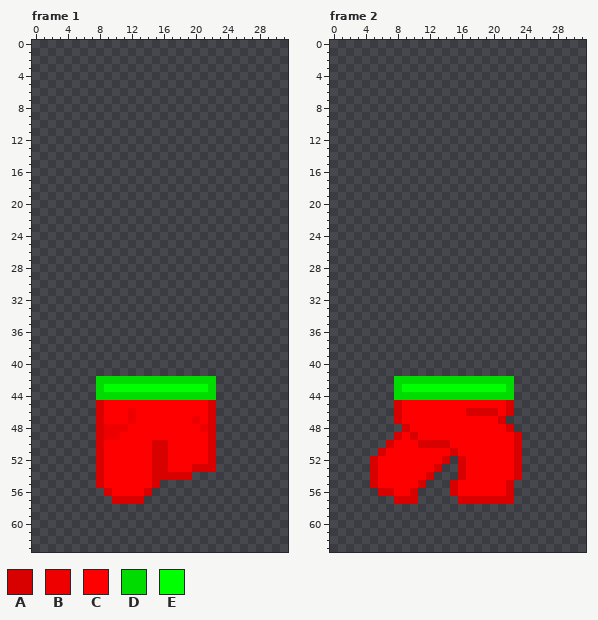
Two states of a pixel-art file, Assets/Resources/Clothes/Legs Right.aseprite. This is how it looked before the edit.
32x64 pixels, 4 frames. Shown: frame 1, frame 2. The commit also changed other frames, which this record leaves out.
Palette (. is transparent): A #d90000  B #ee0000  C #ff0000  D #00db00  E #00ff00
Pixels before, frame 1, first column x 8:
42 DDDDDDDDDDDDDDD
43 DEEEEEEEEEEEEED
44 DDDDDDDDDDDDDDD
45 ACCCCCCCCCCCCCA
46 ACCCBCCCCCCCCCA
47 ACCCBCCCCCCCBCA
48 ABBBCCCCCCCCCBA
49 ABBCCCCCCCCCCCA
50 ACCCCCCAACCCCCA
51 ACCCCCCAACCCCCA
52 ACCCCCCAACCCCCA
53 ACCCCCCAACCCAAA
54 ACCCCCCAAAAA...
55 ACCCCCCA.......
56 .ACCCCA........
57 ..AAAA.........
Pixels before, frame 2, first column x 5:
42 ...DDDDDDDDDDDDDDD.
43 ...DEEEEEEEEEEEEED.
44 ...DDDDDDDDDDDDDDD.
45 ...ACCCCCCCCCCCCCA.
46 ...ACCCCCCCCAAAACA.
47 ...ACCCCCCCCCCCCA..
48 ....ACCCCCCCCCCCCA.
49 ...ACACCCCCCCCCCCCA
50 ..ACCCAAAACCCCCCCCA
51 .ACCCCCCCCACCCCCCCA
52 ACCCCCCCCA.ACCCCCCA
53 ACCCCCCCA..ACCCCCCA
54 ACCCCCCA...ACCCCCCA
55 ACCCCCA...ACCCCCCA.
56 .AACCA....ACCCCCCA.
57 ...AAA.....AAAAAAA.
The same view after the edit:
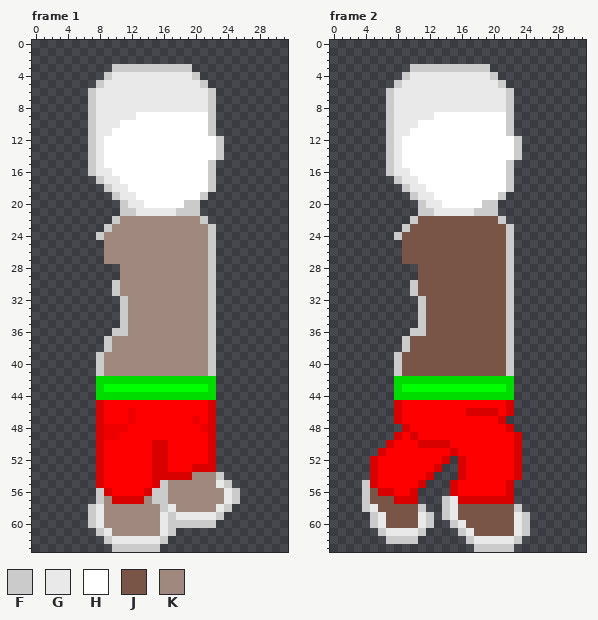
Colours new in this view: F #cbcbcb  G #e9e9e9  H #ffffff  J #795548  K #a1887f
The edit:
layer "Layer 1" now shown
Changed rows in their new state; - is an unchanged pixel.
Frame 1, layer "Layer 1":
first column x 7:
 3 ---FFFFFFFFFF----
 4 --FGGGGGGGGGGF---
 5 -FGGGGGGGGGGGGF--
 6 FGGGGGGGGGGGGGGF-
 7 FGGGGGGGGGGGGGGF-
 8 FGGGGGGGGGGGGGGF-
 9 FGGGGGHHHHHHHHHF-
10 FGGGHHHHHHHHHHHF-
11 FGGHHHHHHHHHHHHF-
12 FGHHHHHHHHHHHHHHF
13 FGHHHHHHHHHHHHHHF
14 FGHHHHHHHHHHHHHHF
15 FGHHHHHHHHHHHHHF-
16 FGGHHHHHHHHHHHHF-
17 -FGGHHHHHHHHHHHF-
18 --FGGHHHHHHHHHHF-
19 ---FGGHHHHHHHHF--
20 ----FGGHHHHHFF---
21 ----FFGGGGGFFF---
22 ---FKKKKKKKKKKF--
23 --FKKKKKKKKKKKKF-
24 -FKKKKKKKKKKKKKF-
25 --KKKKKKKKKKKKKF-
26 --KKKKKKKKKKKKKF-
27 --KKKKKKKKKKKKKF-
28 ----KKKKKKKKKKKF-
29 ----KKKKKKKKKKKF-
30 ---FKKKKKKKKKKKF-
31 ---FKKKKKKKKKKKF-
32 ----FKKKKKKKKKKF-
33 ----FKKKKKKKKKKF-
34 ----FKKKKKKKKKKF-
35 ----FKKKKKKKKKKF-
36 ---FFKKKKKKKKKKF-
37 --FKKKKKKKKKKKKF-
38 --FKKKKKKKKKKKKF-
39 -FKKKKKKKKKKKKKF-
40 -FKKKKKKKKKKKKKF-
41 -FKKKKKKKKKKKKKF-
first column x 7:
54 -------------KKKF--
55 ---------FKKKKKKGF-
56 -F------FFKKKKKKKGF
57 -FK----KFFKKKKKKKGF
58 FGKKKKKKKFGKKKKKGF-
59 FGKKKKKKKGFGGGGGF--
60 FGKKKKKKKGFFFFFF---
61 -FGKKKKKKGF--------
62 --FGGGGGGF---------
63 ---FFFFFF----------
Frame 2, layer "Layer 1":
first column x 7:
 3 ---FFFFFFFFFF----
 4 --FGGGGGGGGGGF---
 5 -FGGGGGGGGGGGGF--
 6 FGGGGGGGGGGGGGGF-
 7 FGGGGGGGGGGGGGGF-
 8 FGGGGGGGGGGGGGGF-
 9 FGGGGGHHHHHHHHHF-
10 FGGGHHHHHHHHHHHF-
11 FGGHHHHHHHHHHHHF-
12 FGHHHHHHHHHHHHHHF
13 FGHHHHHHHHHHHHHHF
14 FGHHHHHHHHHHHHHHF
15 FGHHHHHHHHHHHHHF-
16 FGGHHHHHHHHHHHHF-
17 -FGGHHHHHHHHHHHF-
18 --FGGHHHHHHHHHHF-
19 ---FGGHHHHHHHHF--
20 ----FGGHHHHHFF---
21 ----FFGGGGGFFF---
22 ---FJJJJJJJJJJF--
23 --FJJJJJJJJJJJJF-
24 -FJJJJJJJJJJJJJF-
25 --JJJJJJJJJJJJJF-
26 --JJJJJJJJJJJJJF-
27 --JJJJJJJJJJJJJF-
28 ----JJJJJJJJJJJF-
29 ----JJJJJJJJJJJF-
30 ---FJJJJJJJJJJJF-
31 ---FJJJJJJJJJJJF-
32 ----FJJJJJJJJJJF-
33 ----FJJJJJJJJJJF-
34 ----FJJJJJJJJJJF-
35 ----FJJJJJJJJJJF-
36 ---FFJJJJJJJJJJF-
37 --FJJJJJJJJJJJJF-
38 --FJJJJJJJJJJJJF-
39 -FJJJJJJJJJJJJJF-
40 -FJJJJJJJJJJJJJF-
41 -FJJJJJJJJJJJJJF-
first column x 4:
55 F--------------------
56 FJ-------------------
57 FJJJ------FG---------
58 FGJJJJJF--FGJJJJJJJF-
59 -FGJJJJGF-FGJJJJJJJGF
60 -FGJJJJGF--FGJJJJJJGF
61 --FGGGGF----FGJJJJJGF
62 ---FFFF------FGGGGGF-
63 --------------FFFFF--
